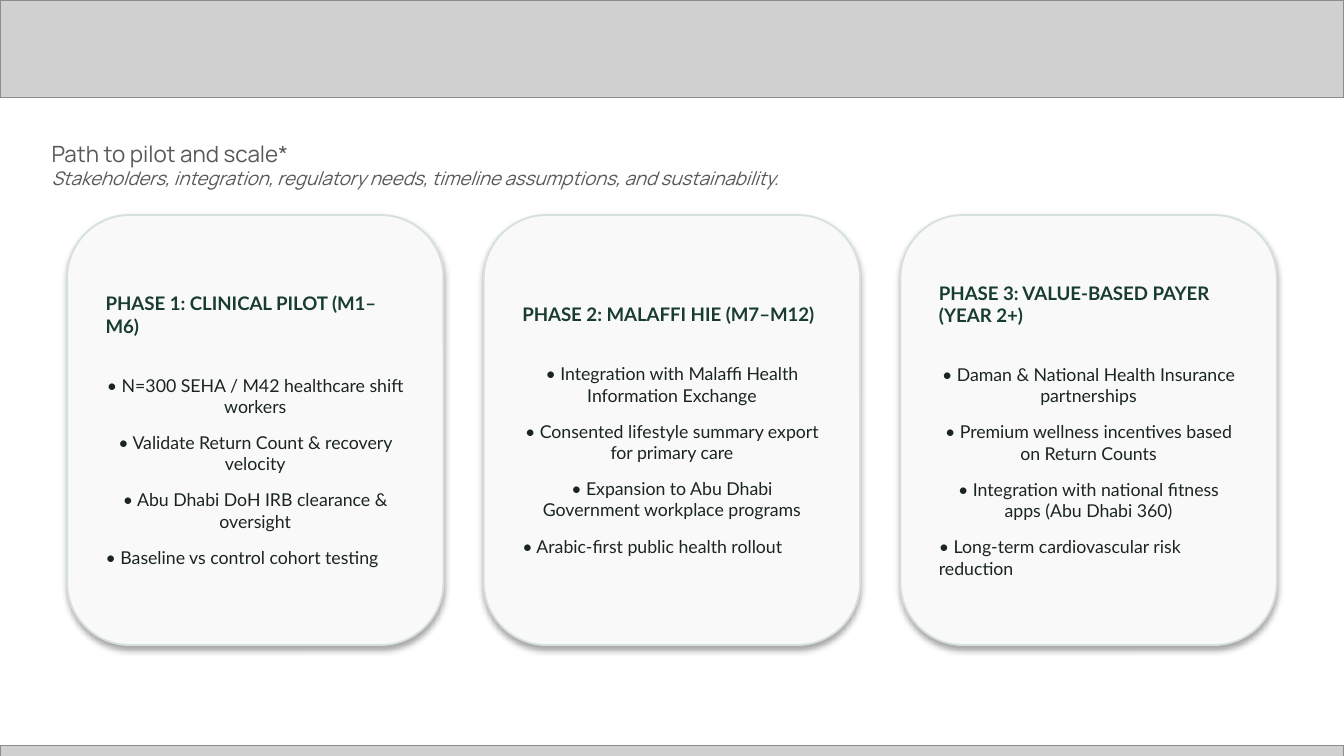
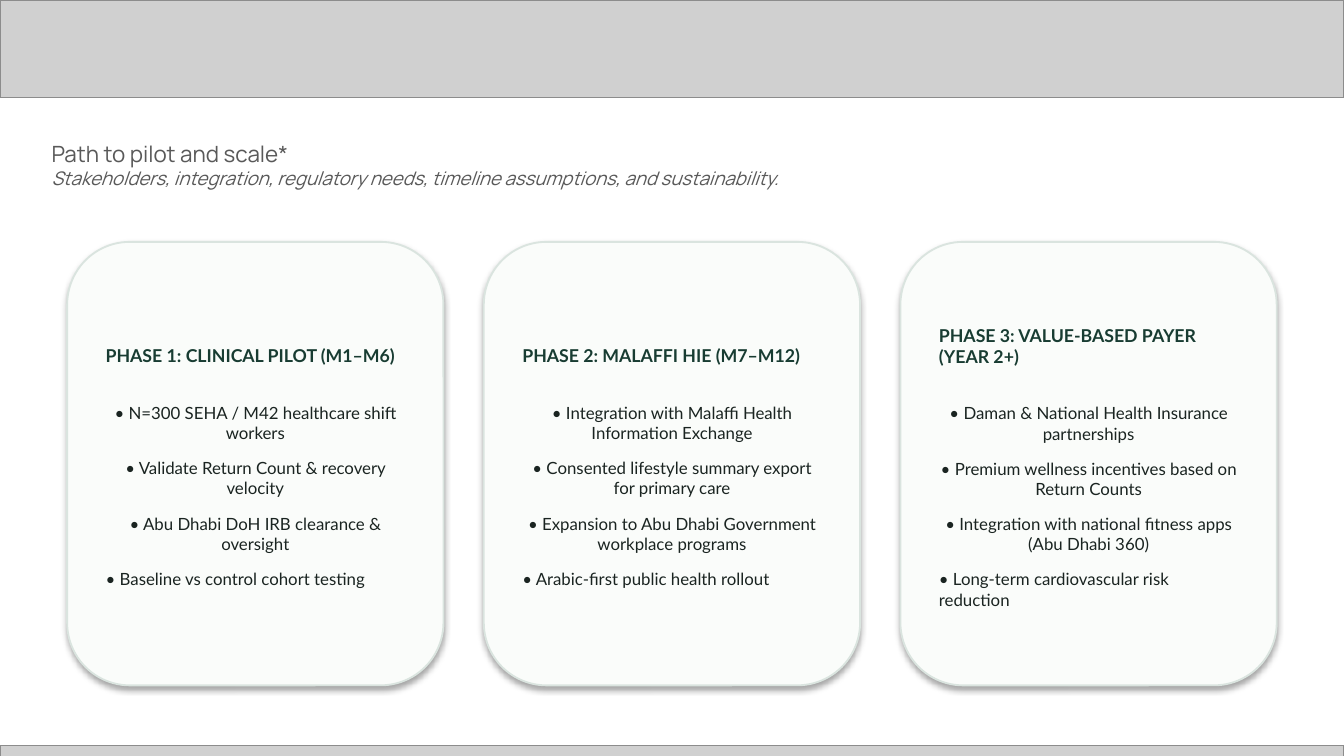
Before and after one commit to misterA-2406/well-sync, a slide deck: slide 12 of docs/WellSync_Future_Health_Submission_Pitch_Deck.pptx. Drawn at 1344x756 pixels with LibreOffice and Linux fonts; fonts in the diff are those of the drawing; grey boxes stand for pictures. Boxes give left, top, right and bottom in pixels: in the first picture for what was removed or moved away, otherwise in the second. Text is boxed around its words. In the diff, an @@ line names an element or a change of style, - is before the commit and + after.

```diff
--- a/docs/WellSync_Future_Health_Submission_Pitch_Deck.pptx
+++ b/docs/WellSync_Future_Health_Submission_Pitch_Deck.pptx
@@ rounded rectangle "PHASE 1: CLINICAL PILOT (M1–M6)" resized from (x1=67, y1=215, x2=444, y2=645) to (x1=67, y1=242, x2=444, y2=685) @@
@@ rounded rectangle "PHASE 1: CLINICAL PILOT (M1–M6)" at (x1=67, y1=242, x2=444, y2=685): size 10 to 9.5 pt in "PHASE 1: CLINICAL PILOT (M1–M6)"; size 9.5 to 9 pt in "• N=300 SEHA / M42 healthcare shift ..."; fill #F8F9F8 to #FAFCFA; outline #D7E1DC 1 pt to #DAE4DF 1 pt @@
@@ rounded rectangle "PHASE 2: MALAFFI HIE (M7–M12)" resized from (x1=484, y1=215, x2=860, y2=645) to (x1=484, y1=242, x2=860, y2=685) @@
@@ rounded rectangle "PHASE 2: MALAFFI HIE (M7–M12)" at (x1=484, y1=242, x2=860, y2=685): size 10 to 9.5 pt in "PHASE 2: MALAFFI HIE (M7–M12)"; size 9.5 to 9 pt in "• Integration with Malaffi Health Information Exchange ..."; fill #F8F9F8 to #FAFCFA; outline #D7E1DC 1 pt to #DAE4DF 1 pt @@
@@ rounded rectangle "PHASE 3: VALUE-BASED PAYER (YEAR ..." resized from (x1=900, y1=215, x2=1277, y2=645) to (x1=900, y1=242, x2=1277, y2=685) @@
@@ rounded rectangle "PHASE 3: VALUE-BASED PAYER (YEAR ..." at (x1=900, y1=242, x2=1277, y2=685): size 10 to 9.5 pt in "PHASE 3: VALUE-BASED PAYER (YEAR 2+)"; size 9.5 to 9 pt in "• Daman & National Health Insurance partnerships ..."; fill #F8F9F8 to #FAFCFA; outline #D7E1DC 1 pt to #DAE4DF 1 pt @@
```
Also in this commit, not shown: 15 other slides changed, 2 other files.
